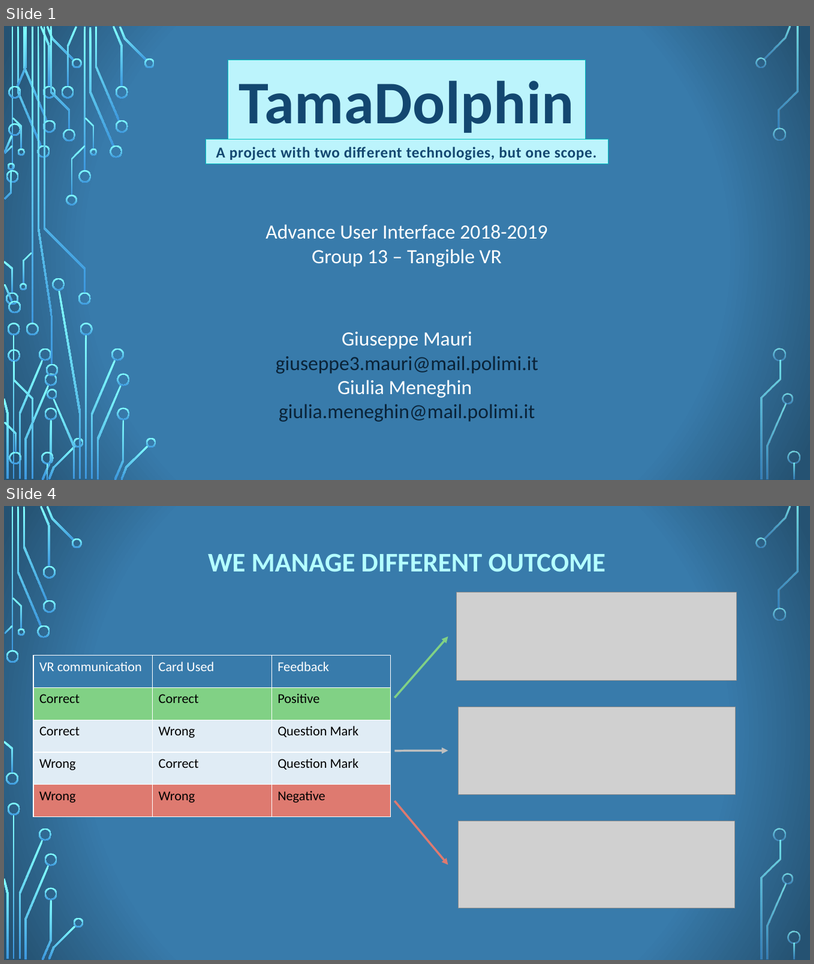
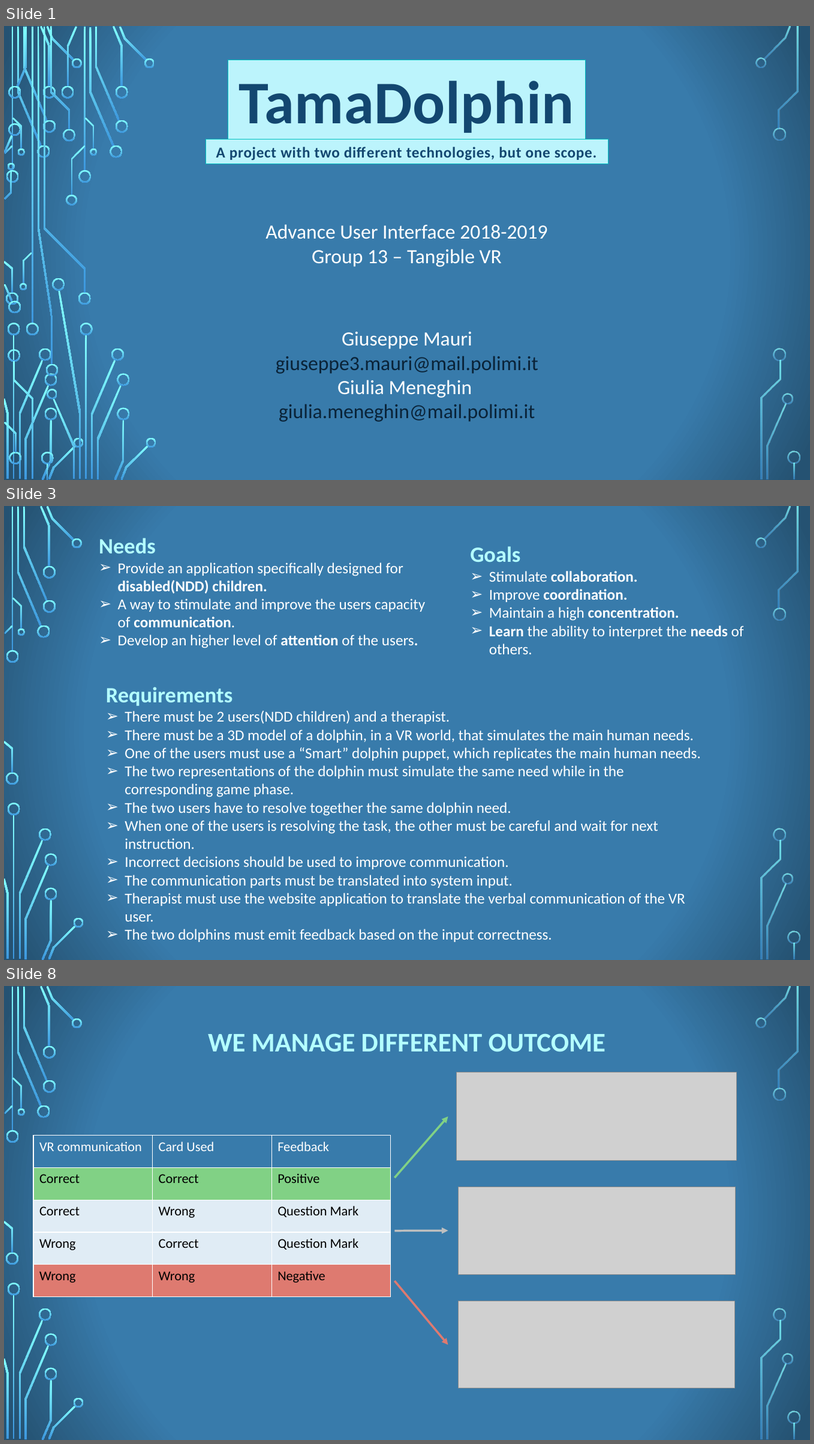
Before and after one commit to Ciuse/TamaDolphin, a slide deck: 13_TANGIBLEVR_2018_19_PITCH.pptx. Shown one above the other, each under a label of ours: slides 1 and 4 before the commit, slides 1, 3 and 8 after it; the slides between them are not shown. The pictures are 814x964 and 814x1444 pixels, drawn with LibreOffice and Linux fonts; fonts in the diff are those of the drawing; grey boxes stand for pictures; background and template pictures are left out. Boxes give left, top, right and bottom in pixels: in the first picture for what was removed or moved away, otherwise in the second. Text is boxed around its words. In the diff, an @@ line names an element or a change of style, - is before the commit and + after.

```diff
--- a/13_TANGIBLEVR_2018_19_PITCH.pptx
+++ b/13_TANGIBLEVR_2018_19_PITCH.pptx
@@ slide 3 added at bbox=[4, 506, 810, 960], background picture (left out); not listed: 36 template elements that a slide beside it also shows @@
@@ text added at bbox=[99, 538, 425, 648], 18 pt, text #FFFFFF @@
+Needs
+➢ Provide an application specifically designed for disabled(NDD) children.
+➢ A way to stimulate and improve the users capacity of communication.
+➢ Develop an higher level of attention of the users.
@@ text added at bbox=[470, 546, 744, 654], 18 pt, text #FFFFFF @@
+Goals
+➢ Stimulate collaboration.
+➢ Improve coordination.
+➢ Maintain a high concentration.
+➢ Learn the ability to interpret the needs of others.
@@ text added at bbox=[106, 687, 701, 939], 18 pt, text #FFFFFF @@
+Requirements
+➢ There must be 2 users(NDD children) and a therapist.
+➢ There must be a 3D model of a dolphin, in a VR world, that simulates the main human needs.
+➢ One of the users must use a “Smart” dolphin puppet, which replicates the main human needs.
+➢ The two representations of the dolphin must simulate the same need while in the corresponding game phase.
+➢ The two users have to resolve together the same dolphin need.
+➢ When one of the users is resolving the task, the other must be careful and wait for next instruction.
+➢ Incorrect decisions should be used to improve communication.
+➢ The communication parts must be translated into system input.
+➢ Therapist must use the website application to translate the verbal communication of the VR user.
+➢ The two dolphins must emit feedback based on the input correctness.
@@ what was slide 4 is now slide 8 @@
```
Also in this commit, not shown: 2 slides changed, 6 other slides added, 13 other files.
